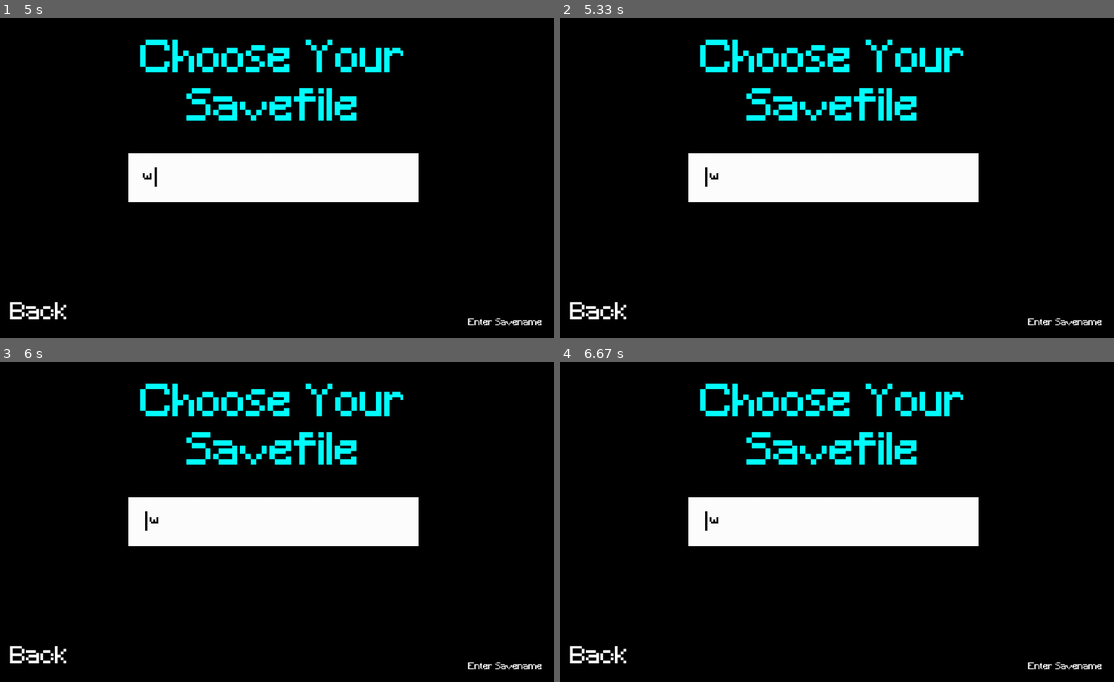
Above: before the commit, frames 1-4 (two rows, left to right).
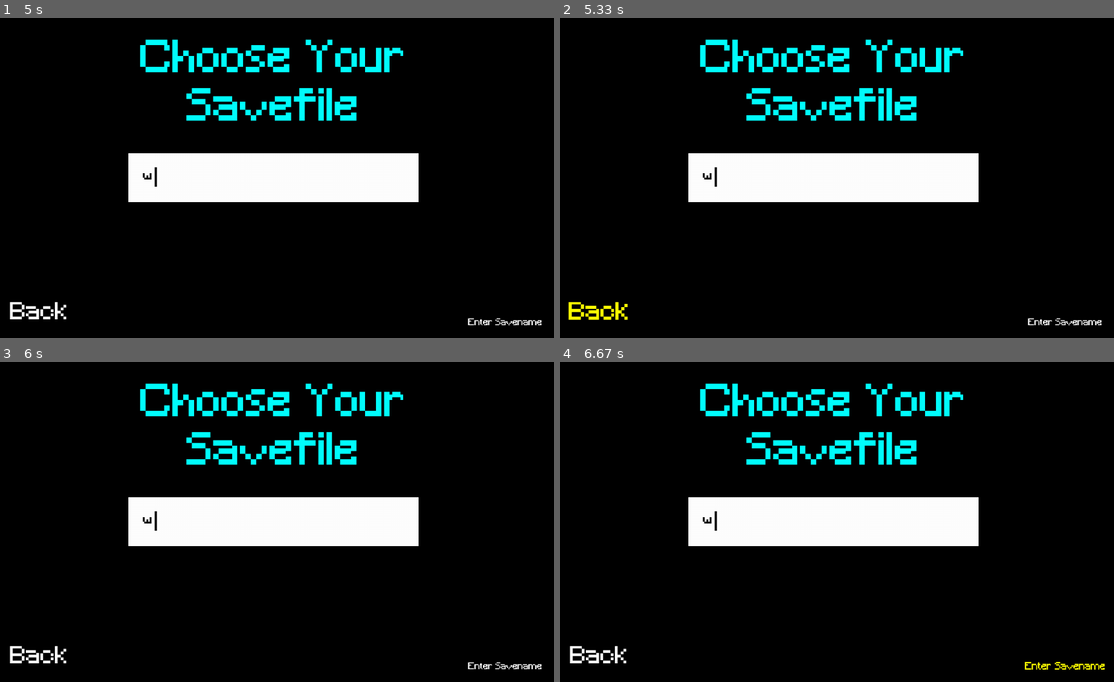
Above: after the commit, the same moments.

Repository: Paul-Walcher/Village_Brawl_Pygame
Game: pygame game, started from src/main.py
Two runs of this game, one before a commit and one after it. Both use one fixed random seed, a clock stepped at 60 frames per second and the inputs below.
Inputs (mouse positions are in pixels of both pictures, inside the frame that each line leads up to):
- Up to frame 1 (5 s): press the mouse at (132, 181) at 0.37 s; move the mouse to (232, 216) at 0.47 s; release the mouse at (332, 248) at 0.6 s; tap Enter at 0.67, 2.77 s; hold Up 1.55-2.02 s; move the mouse to (282, 66) at 1.58 s; press the mouse at (132, 181) at 2.13 s; move the mouse to (204, 197) at 2.23 s; release the mouse at (282, 213) at 2.37 s; press the mouse at (132, 181) at 2.47 s; move the mouse to (193, 152) at 2.57 s; release the mouse at (254, 123) at 2.7 s; press the mouse at (132, 181) at 3.63 s; move the mouse to (282, 165) at 3.73 s; release the mouse at (426, 149) at 3.87 s; tap W at 4.5 s; click (83, 210) at 4.88 s
- Up to frame 2 (5.33 s): hold Left from 5.17 s (still down)
- Up to frame 3 (6 s): release Left at 5.57 s; press the mouse at (83, 554) at 5.63 s; move the mouse to (88, 483) at 5.73 s; release the mouse at (94, 413) at 5.87 s
- Up to frame 4 (6.67 s): hold Right from 6.33 s (still down)

Frame 1 is identical in both runs. In frame 2, 0.4% of the frame differs, in the area x 1-29%, y 46-95%; in frame 3, less than 0.1%; in frame 4, 0.3%.

Commit message:
Fixed minor mistakes

Diff:
--- a/src/Frames/cardinfo_frame.py
+++ b/src/Frames/cardinfo_frame.py
@@ -76,7 +76,7 @@
                 info_width_percentage: float = 0.5,
                 shown_side=None,
                 font: pygame.font.Font = Fonts.STANDARD_FONT,
-                alpha: int = 200, #the alpha value
+                alpha: int = 170, #the alpha value
                 hmargin: float = 0.1,
                 vmargin: float = 0.1,
                 chars_per_line: int = 50,
@@ -243,7 +243,6 @@
 
         #creating the info page surface
         self.info_page_surface = pygame.Surface((self.info_frame_dim.width, self.info_frame_dim.height), pygame.SRCALPHA)
-
 
         self.page_parts = self.cardinfo.get_info_page_parts(
                                                                 self.relative_inner_frame_dim,
--- a/src/Frames/choose_explorer_frame.py
+++ b/src/Frames/choose_explorer_frame.py
@@ -381,6 +381,7 @@
         for event in self.explorer_slider.poll_events():
             if event.type == CustomSameSizeSlider.EventTypes.SLIDING_ANIMATION_ENDED:
                 self.state = ChooseExplorerFrame.IDLE
+                self.prerender()
 
         if self.info_frame is not None:
             ret: Frame = self.info_frame.tick()
@@ -388,7 +389,8 @@
             if ret is not self.info_frame:
                 if self.state != ChooseExplorerFrame.INFO_FRAME_SLIDING_OUT:
                     self.info_frame_sliding_out_flag = True
-
+                    self.focus()
+                    self.info_frame.reset_exit_flag()
             #going through the events
             for event in self.info_frame.poll_events():
 
--- a/src/Frames/choose_playset_frame.py
+++ b/src/Frames/choose_playset_frame.py
@@ -330,10 +330,10 @@
         if self.state == ChoosePlaysetFrame.PLAYSET_OPTIONS_FOCUSED:
             if self.wheel_clock.elapsed() > self.wheel_delay:
 
-                if event.precise_y < -1.0:
+                if event.precise_y < -0.5:
                     self.text_slider.slide_up()
                     self.wheel_clock.start()
-                elif event.precise_y > 1.0:
+                elif event.precise_y > 0.5:
                     self.text_slider.slide_down()
                     self.wheel_clock.start()
 
--- a/src/Frames/choose_save_name_frame.py
+++ b/src/Frames/choose_save_name_frame.py
@@ -282,7 +282,14 @@
                     self.add_pygame_event_callback(etype=pygame.MOUSEBUTTONDOWN, data=None, putback=False, func=self.mouse_button_down)
 
 
-
+        elif self.text_input.is_focused():
+
+            #we add the exit event for the text input.
+
+            #mouse events
+            if type(self.data) == ContextData:
+                if self.data.mouse_enabled:
+                    self.add_pygame_event_callback(etype=pygame.MOUSEBUTTONDOWN, data=None, putback=False, func=self.mouse_button_down_while_textinput_focused)
 
 
     def escape_pressed(self, event, data):
@@ -400,6 +407,20 @@
 
                     self.state = ChooseSaveNameFrame.TEXTINPUT_FOCUSED
                     self.text_input.focus()
+
+    def mouse_button_down_while_textinput_focused(self, event: pygame.event.Event, data: Any) -> None:
+        """
+        Mouse button pressed while textinput is focused.
+        """
+        if self.state == ChooseSaveNameFrame.TEXTINPUT_FOCUSED and not calculations.point_collides(event.pos, self.text_input.frame_dim):
+
+            self.text_input.unfocus()
+            self.state = ChooseSaveNameFrame.NOTHING_FOCUSED
+
+            return Frame.EventCallback.SUCCESS
+
+        #failure, leave the event in the queue
+        return Frame.EventCallback.FAILURE
 
 
     def enter_button_pressed(self, data: Any) -> None:
--- a/src/Frames/explorer_info_frame.py
+++ b/src/Frames/explorer_info_frame.py
@@ -54,7 +54,7 @@
                 info_width_percentage: float = 0.5,
                 shown_side=None,
                 font: pygame.font.Font = Fonts.STANDARD_FONT,
-                alpha: int = 200, #the alpha value
+                alpha: int = 170, #the alpha value
                 hmargin: float = 0.1,
                 vmargin: float = 0.1,
                 chars_per_line: int = 50,
@@ -270,7 +270,6 @@
                                                 full_image_shown=self.full_image_shown
                                                 )
 
-
             self.slider_menu.render(self.info_page_surface)
 
             if self.state in [ExplorerInfoFrame.MENU_FOCUSED, ExplorerInfoFrame.MENU_SLIDING]:
--- a/src/templates/explorer_template.py
+++ b/src/templates/explorer_template.py
@@ -208,7 +208,6 @@
                                 screen,
                                 info_page_part_container,
                                 page_index=-1,
-                                background_color=Colors.BLACK,
                                 textbox_outline_size=None,
                                 textbox_outline_color=None,
                                 full_image_shown=False
@@ -218,7 +217,6 @@
                                     screen,
                                     info_page_part_container=info_page_part_container,
                                     page_index=page_index,
-                                    background_color=background_color,
                                     textbox_outline_size=textbox_outline_size,
                                     textbox_outline_color=textbox_outline_color,
                                     full_image_shown=False
--- a/src/templates/renderable_cardinfo.py
+++ b/src/templates/renderable_cardinfo.py
@@ -398,7 +398,6 @@
                                 screen: pygame.Surface,
                                 info_page_part_container: InfoPagePartContainer,
                                 page_index: int = -1,
-                                background_color: color_t = Colors.BLACK,
                                 textbox_outline_size: int = None,
                                 textbox_outline_color: int = None,
                                 full_image_shown: bool = False
@@ -423,8 +422,6 @@
         if textbox_outline_color is not None:
             tbox.set_outline_color(textbox_outline_color)
 
-        screen.fill(background_color)
-
         info_page_part_container.headline.render(screen)
         tbox.render(screen)
 
Not shown, removed: docs/playsets/example_playset/biome_cards.html
Not shown, removed: docs/playsets/example_playset/biomes.html
Not shown, removed: docs/playsets/example_playset/blueprints.html
Not shown, removed: docs/playsets/example_playset/boss_cards.html
Not shown, removed: docs/playsets/example_playset/bosses.html
Not shown, removed: docs/playsets/example_playset/buildings.html
Not shown, removed: docs/playsets/example_playset/enums.html
Not shown, removed: docs/playsets/example_playset/explorer_supporters.html
Not shown, removed: docs/playsets/example_playset/items.html
Not shown, removed: docs/playsets/example_playset/mappings.html
Not shown, removed: docs/playsets/example_playset/miniboss_cards.html
Not shown, removed: docs/playsets/example_playset/minibosses.html
(and 16 more such lines)
